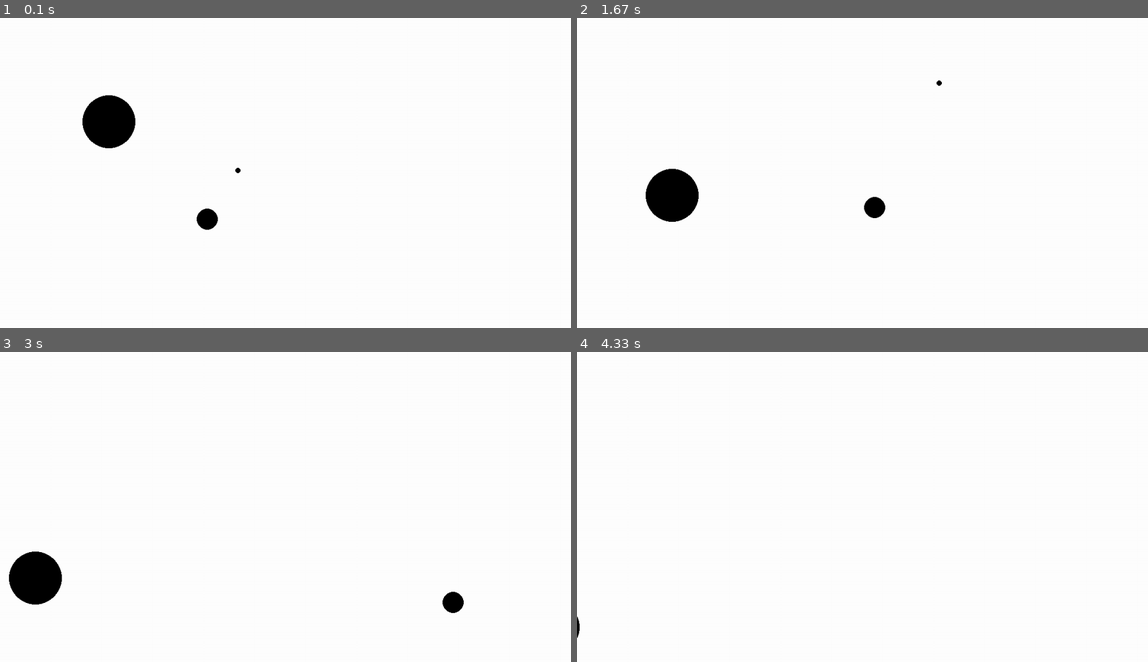
Above: before the commit, frames 1-4 (two rows, left to right).
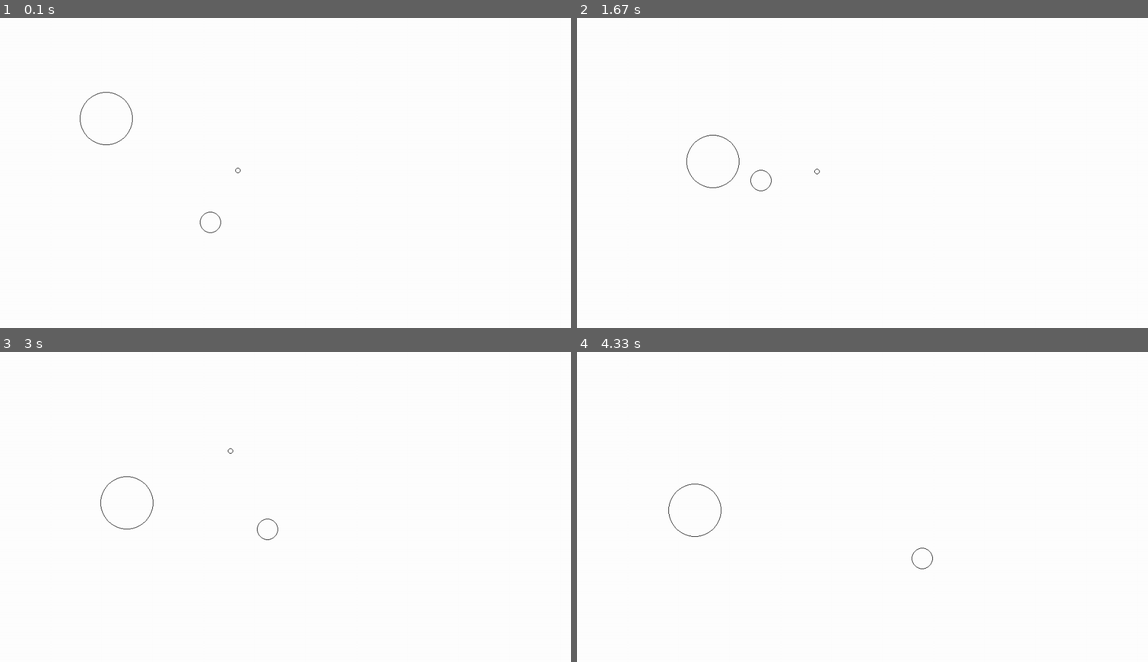
Above: after the commit, the same moments.

Repository: hoischreck/Physics-Engine-2D-CodeNightHPI
Game: pygame game, started from main.py
Two runs of this game, one before a commit and one after it. Both use one fixed random seed, a clock stepped at 60 frames per second and the inputs below.
Inputs:
- Up to frame 1 (0.1 s): no input
- Up to frame 2 (1.67 s): no input
- Up to frame 3 (3 s): no input
- Up to frame 4 (4.33 s): no input

The runs differ from the first frame. In frame 1, 1.6% of the frame differs, in the area x 13-43%, y 23-70%; in frame 2, 1.6%, in the area x 12-64%, y 20-66%; in frame 3, 1.6%; in frame 4, 0.2%.

Commit message:
implement elasticity

Diff:
--- a/main.py
+++ b/main.py
@@ -10,8 +10,8 @@
 pygame.init()
 
 
-class PhysicsObj(GraphicalObj): #ABC
-    def __init__(self, game, pos: Vector2D, velocity: Vector2D, mass: float):
+class PhysicsObj(GraphicalObj):  # ABC
+    def __init__(self, game, pos: Vector2D, velocity: Vector2D, mass: float, elasticity: float):
         super().__init__(game)
         self.pos = pos
         self.prev_pos = self.pos
@@ -19,12 +19,13 @@
         self.step_acc = Vector2D(0, 0)
 
         self.mass = mass
+        self.elasticity = elasticity
 
         self.v = velocity
         self.color = (0, 0, 0, 0)
 
     def step(self, dt: float):
-        self.v = self.v + Vector2D(0, 0) # todo acceleration
+        self.v = self.v + Vector2D(0, 0)  # todo acceleration
 
         self.prev_pos = self.pos
         self.pos = self.pos + (self.v * dt)
@@ -32,7 +33,19 @@
     def collide(self, dt: float, other: PhysicsObj):
         distance = self.pos - other.pos
         if distance.magnitude() < (self.radius + other.radius):
-            # todo: move back
+            # move back
+            speed_factor = 0
+            if self.v.magnitude() > 0:
+                speed_factor = self.v.magnitude() / (self.v.magnitude() + other.v.magnitude())
+
+            distance_intersecting = (
+                self.radius + other.radius) - distance.magnitude()
+
+            dist_vec = self.pos - other.pos
+            dist_vec.toUnitVec()
+            move_back = dist_vec * (distance_intersecting * speed_factor)
+
+            self.step_movement = self.step_movement + move_back
 
             # calculate the new speed
             v = (
@@ -41,7 +54,7 @@
             ) / (
                 self.mass + other.mass
             )
-            tangentLine = Line2D(self.pos,other.pos)
+            tangentLine = Line2D(self.pos, other.pos)
 
             # calculate difference between new speed and current speed
             diff = v - self.v
@@ -54,18 +67,21 @@
         self.step_movement = Vector2D(0, 0)
 
         self.v = self.v + self.step_acc
+        if self.step_acc.magnitude() > 0:
+            self.v = self.v * self.elasticity
         self.step_acc = Vector2D(0, 0)
 
+
 class PhysicsCircle(PhysicsObj):
-    def __init__(self, game, pos, velocity, mass, radius):
-        super().__init__(game, pos, velocity, mass)
+    def __init__(self, game, pos, velocity, mass, elasticity, radius):
+        super().__init__(game, pos, velocity, mass, elasticity)
         self.radius = radius
 
+    #todo: flip
 
-    #todo: flip
     def draw(self, screen=None):
         s = self.screen if screen is None else screen
-        pygame.draw.circle(s, self.color, self.pos.toTuple(), self.radius)
+        pygame.draw.circle(s, self.color, self.pos.toTuple(), self.radius, 1)
 
 
 class PhysicsManager:
@@ -100,24 +116,31 @@
             obj.postCollide(self.dt)
 
 
-
 class PhysicsSim2D(Base2DGame):
     def __init__(self):
         super().__init__()
-        #self.windowCaption = "2D-Physics-Engine" #todo: implement
+        # self.windowCaption = "2D-Physics-Engine" #todo: implement
         self.windowSize = (1080, 720)
         self.physicsManager = None
+        self.tps = 30
 
     def setup(self):
+        clock = pygame.time.Clock()
+        clock.tick(self.tps)
+
         self.physicsManager = PhysicsManager()
+
         self.physicsManager.addObj(
-            PhysicsCircle(self, pos=Vector2D(400, 400), velocity=Vector2D(-20, -20), mass=200, radius=20)
+            PhysicsCircle(self, pos=Vector2D(200, 200), velocity=Vector2D(
+                15, 20), mass=500, elasticity=0.3, radius=50)
         )
         self.physicsManager.addObj(
-            PhysicsCircle(self, pos=Vector2D(450, 300), velocity=Vector2D(1, 2), mass=50, radius=5)
+            PhysicsCircle(self, pos=Vector2D(
+                400, 400), velocity=Vector2D(-20, -20), mass=200, elasticity=0.8, radius=20)
         )
         self.physicsManager.addObj(
-            PhysicsCircle(self, pos=Vector2D(200, 200), velocity=Vector2D(15, 20), mass=500, radius=50)
+            PhysicsCircle(self, pos=Vector2D(450, 300), velocity=Vector2D(
+                1, 0.5), mass=50, elasticity=0.9, radius=5)
         )
 
         self.drawingQueue.append(self.physicsManager)
